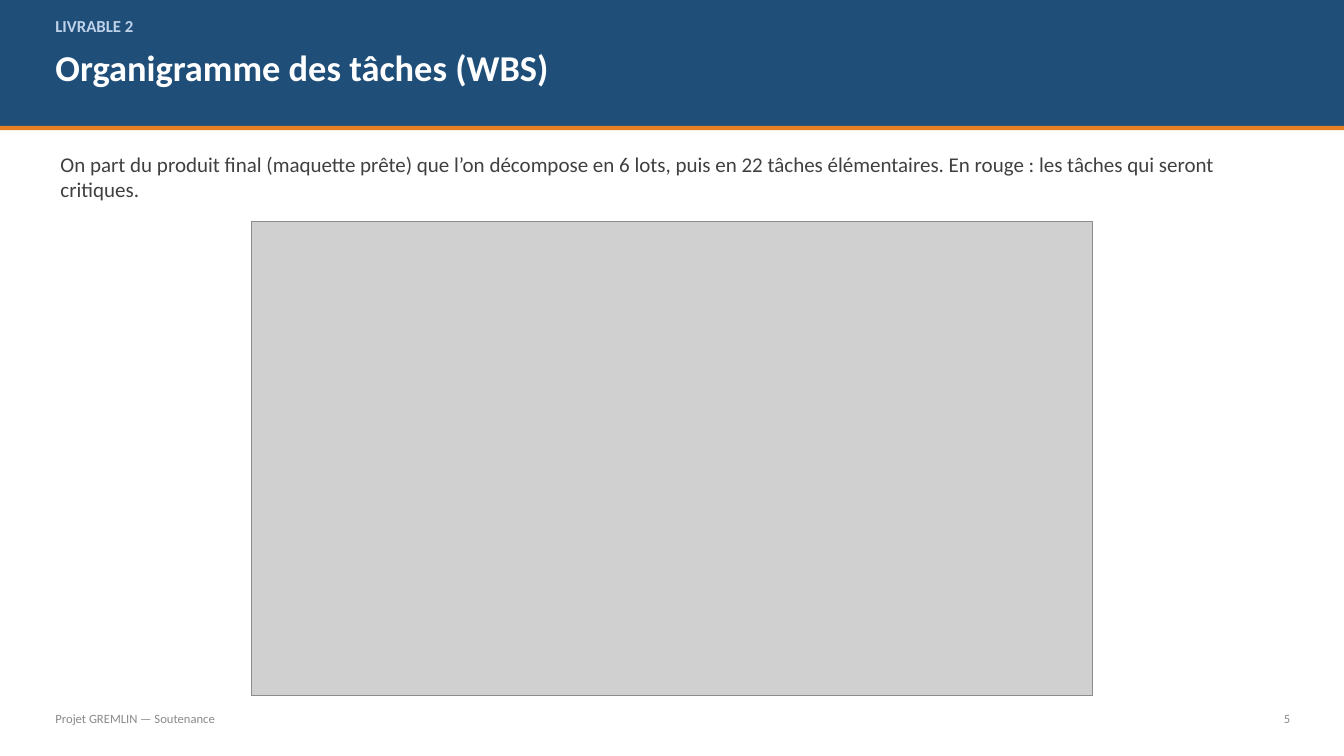
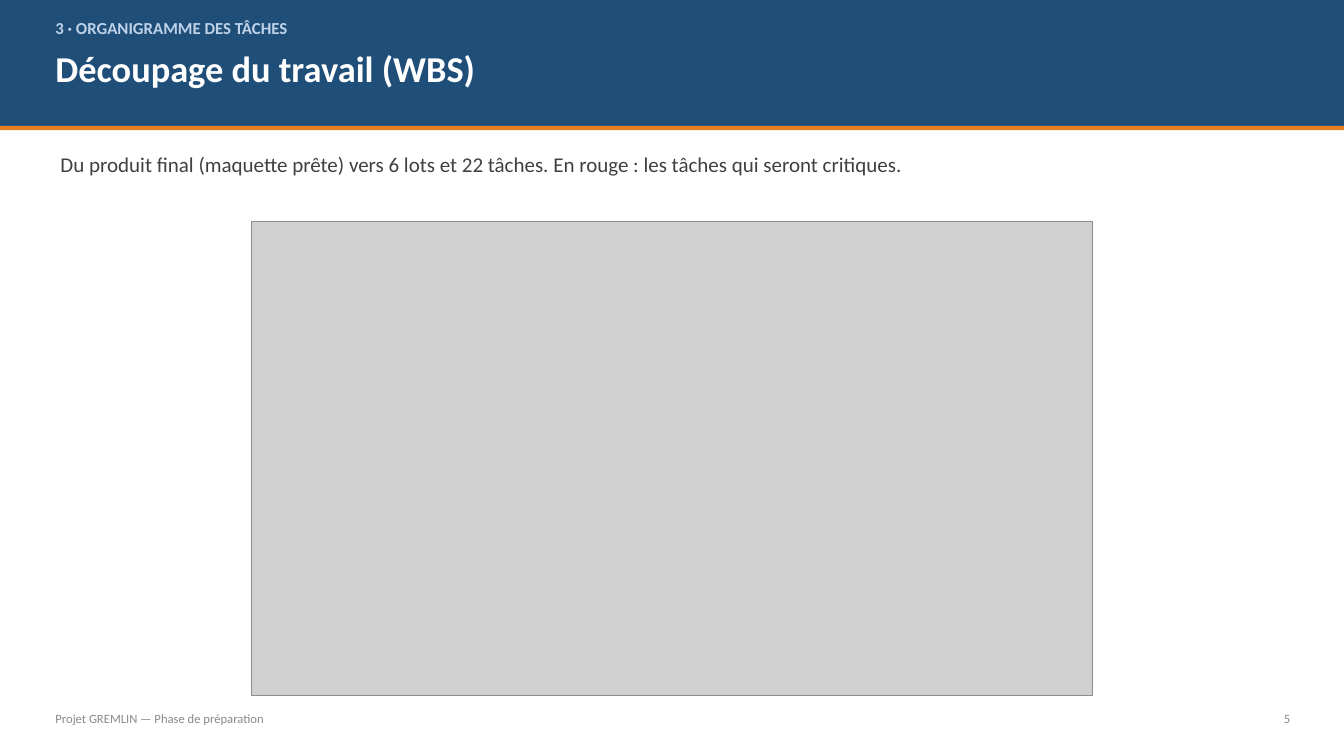
Before and after one commit to guigzT42/licence, a slide deck: slide 6 of Projet_GREMLIN_Presentation.pptx (slide 5 before the commit). Drawn at 1344x756 pixels with LibreOffice and Linux fonts; fonts in the diff are those of the drawing; grey boxes stand for pictures. Boxes give left, top, right and bottom in pixels: in the first picture for what was removed or moved away, otherwise in the second. Text is boxed around its words. In the diff, an @@ line names an element or a change of style, - is before the commit and + after.

```diff
--- a/Projet_GREMLIN_Presentation.pptx
+++ b/Projet_GREMLIN_Presentation.pptx
@@ text at bbox=[55, 21, 287, 34]: text changed @@
-LIVRABLE 2
+3 · ORGANIGRAMME DES TÂCHES
@@ text at bbox=[55, 55, 475, 88]: text changed @@
-Organigramme des tâches (WBS)
+Découpage du travail (WBS)
@@ text at bbox=[60, 157, 902, 176]: text changed @@
-On part du produit final (maquette prête) que l’on décompose en 6 lots, puis en 22 tâches élémentaires. En rouge : les tâches qui seront critiques.
+Du produit final (maquette prête) vers 6 lots et 22 tâches. En rouge : les tâches qui seront critiques.
@@ text at bbox=[55, 714, 263, 725]: text changed @@
-Projet GREMLIN — Soutenance
+Projet GREMLIN — Phase de préparation
```
Also in this commit, not shown: 11 other slides changed, 1 slide added, 1 other file.
